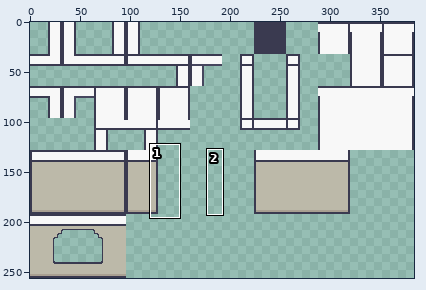
Sprite sheet -- assets/tilesheet/walls_tilesheet_2.png. The first picture is a wide view before the edit; the outline marks the close-up.
Close-up. The starting point:
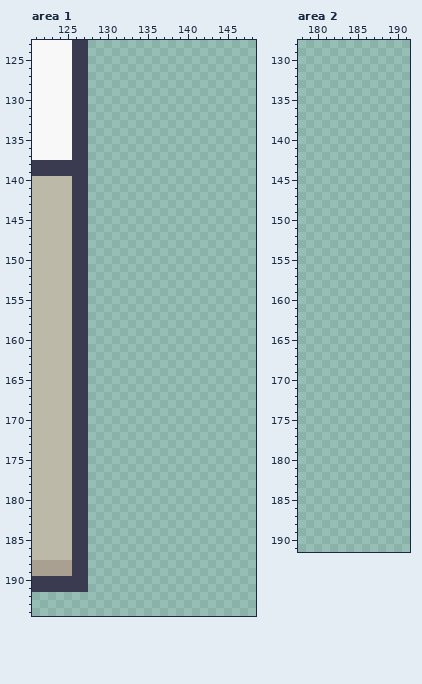
The file is 384x256 pixels. Colours within 5 levels of each other are drawn and written as one. Shown: area 1: x 121..148, y 123..194; area 2: x 178..191, y 128..191.
And afterwards:
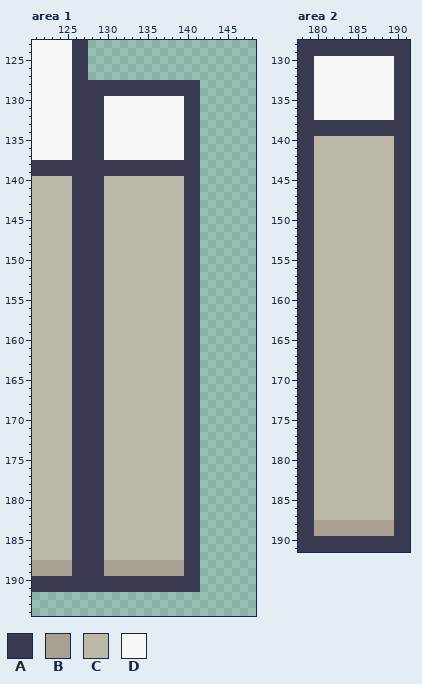
Palette (. is transparent): A #3a3a50  B #a9a092  C #bcb9a9  D #f8f8f8
Message: ref: new vertical walls
What changed:
Area 1:
y 128..129: x 128..141 .............. -> AAAAAAAAAAAAAA
y 130..137: x 128..141 .............. -> AADDDDDDDDDDAA
y 138..139: x 128..141 .............. -> AAAAAAAAAAAAAA
y 140..187: x 128..141 .............. -> AACCCCCCCCCCAA
y 188..189: x 128..141 .............. -> AABBBBBBBBBBAA
y 190..191: x 128..141 .............. -> AAAAAAAAAAAAAA
Area 2:
y 128..129: x 178..191 .............. -> AAAAAAAAAAAAAA
y 130..137: x 178..191 .............. -> AADDDDDDDDDDAA
y 138..139: x 178..191 .............. -> AAAAAAAAAAAAAA
y 140..187: x 178..191 .............. -> AACCCCCCCCCCAA
y 188..189: x 178..191 .............. -> AABBBBBBBBBBAA
y 190..191: x 178..191 .............. -> AAAAAAAAAAAAAA
Boxes around the changes in both close-ups, in picture pixels (x1, y1, x2, y2):
added: (88, 80, 200, 592)
added: (298, 40, 410, 552)
